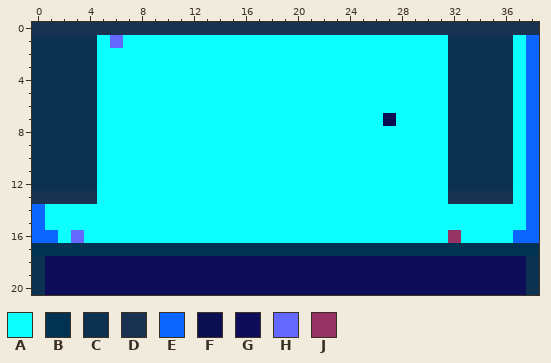
Two states of a pixel-art sprite, Global-Warning/res/lvls/7.png. This is how it looked before the edit.
The file is 39x21 pixels. Colours within 5 levels of each other are drawn and written as one.
Palette (. is transparent): A #0bffff  B #013251  C #0d3251  D #193251  E #0b66ff  F #0b0f51  G #0d0d5a  H #6468ff  J #963264
Pixels before, first column x 0:
 0 DDDDDDDDDDDDDDDDDDDDDDDDDDDDDDDDDDDDDDD
 1 CCCCCAHAAAAAAAAAAAAAAAAAAAAAAAAACCCCCAE
 2 CCCCCAAAAAAAAAAAAAAAAAAAAAAAAAAACCCCCAE
 3 CCCCCAAAAAAAAAAAAAAAAAAAAAAAAAAACCCCCAE
 4 CCCCCAAAAAAAAAAAAAAAAAAAAAAAAAAACCCCCAE
 5 CCCCCAAAAAAAAAAAAAAAAAAAAAAAAAAACCCCCAE
 6 CCCCCAAAAAAAAAAAAAAAAAAAAAAAAAAACCCCCAE
 7 CCCCCAAAAAAAAAAAAAAAAAAAAAAFAAAACCCCCAE
 8 CCCCCAAAAAAAAAAAAAAAAAAAAAAAAAAACCCCCAE
 9 CCCCCAAAAAAAAAAAAAAAAAAAAAAAAAAACCCCCAE
10 CCCCCAAAAAAAAAAAAAAAAAAAAAAAAAAACCCCCAE
11 CCCCCAAAAAAAAAAAAAAAAAAAAAAAAAAACCCCCAE
12 CCCCCAAAAAAAAAAAAAAAAAAAAAAAAAAACCCCCAE
13 DDDDDAAAAAAAAAAAAAAAAAAAAAAAAAAADDDDDAE
14 EAAAAAAAAAAAAAAAAAAAAAAAAAAAAAAAAAAAAAE
15 EAAAAAAAAAAAAAAAAAAAAAAAAAAAAAAAAAAAAAE
16 EEAHAAAAAAAAAAAAAAAAAAAAAAAAAAAAJAAAAEE
17 BBBBBBBBBBBBBBBBBBBBBBBBBBBBBBBBBBBBBBB
18 CGGGGGGGGGGGGGGGGGGGGGGGGGGGGGGGGGGGGGC
19 CGGGGGGGGGGGGGGGGGGGGGGGGGGGGGGGGGGGGGC
20 CGGGGGGGGGGGGGGGGGGGGGGGGGGGGGGGGGGGGGC
After:
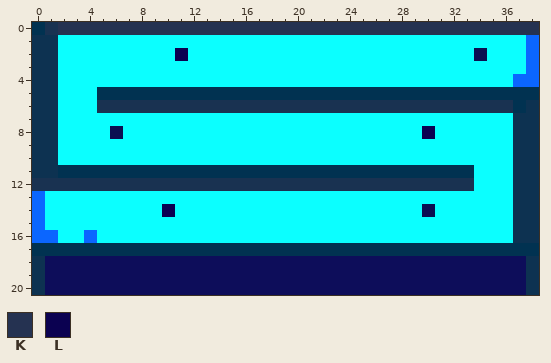
Colours new in this view: K #253251  L #0b0151
The exact change:
{"y":0,"x":0,"old":"D","new":"B"}
{"y":0,"x":2,"old":"DDDDDDDDDDDDDDDDDDDDDDDDDDDDDDDDDDDDD","new":"KKKKKKKKKKKKKKKKKKKKKKKKKKKKKKKKKKKKK"}
{"y":1,"x":2,"old":"CCC","new":"AAA"}
{"y":1,"x":6,"old":"H","new":"A"}
{"y":1,"x":32,"old":"CCCCC","new":"AAAAA"}
{"y":2,"x":2,"old":"CCC","new":"AAA"}
{"y":2,"x":11,"old":"A","new":"L"}
{"y":2,"x":32,"old":"CCCCC","new":"AAFAA"}
{"y":3,"x":2,"old":"CCC","new":"AAA"}
{"y":3,"x":32,"old":"CCCCC","new":"AAAAA"}
{"y":4,"x":2,"old":"CCC","new":"AAA"}
{"y":4,"x":32,"old":"CCCCCA","new":"AAAAAE"}
{"y":5,"x":2,"old":"CCCAAAAAAAAAAAAAAAAAAAAAAAAAAACCCCCAE","new":"AAABBBBBBBBBBBBBBBBBBBBBBBBBBBBBBBBBB"}
{"y":6,"x":2,"old":"CCCAAAAAAAAAAAAAAAAAAAAAAAAAAACCCCCAE","new":"AAADDDDDDDDDDDDDDDDDDDDDDDDDDDDDDDDBC"}
{"y":7,"x":2,"old":"CCC","new":"AAA"}
{"y":7,"x":27,"old":"F","new":"A"}
{"y":7,"x":32,"old":"CCCCCAE","new":"AAAAACC"}
{"y":8,"x":2,"old":"CCC","new":"AAA"}
{"y":8,"x":6,"old":"A","new":"F"}
{"y":8,"x":30,"old":"A","new":"L"}
{"y":8,"x":32,"old":"CCCCCAE","new":"AAAAACC"}
{"y":9,"x":2,"old":"CCC","new":"AAA"}
{"y":9,"x":32,"old":"CCCCCAE","new":"AAAAACC"}
{"y":10,"x":2,"old":"CCC","new":"AAA"}
{"y":10,"x":32,"old":"CCCCCAE","new":"AAAAACC"}
{"y":11,"x":2,"old":"CCCAAAAAAAAAAAAAAAAAAAAAAAAAAACCCCCAE","new":"BBBBBBBBBBBBBBBBBBBBBBBBBBBBBBBBAAACC"}
{"y":12,"x":0,"old":"CCCCCAAAAAAAAAAAAAAAAAAAAAAAAAAACCCCCAE","new":"DDDDDDDDDDDDDDDDDDDDDDDDDDDDDDDDDDAAACC"}
{"y":13,"x":0,"old":"DDDDD","new":"EAAAA"}
{"y":13,"x":32,"old":"DDDDDAE","new":"AAAAACC"}
{"y":14,"x":10,"old":"A","new":"L"}
{"y":14,"x":30,"old":"A","new":"F"}
{"y":14,"x":37,"old":"AE","new":"CC"}
{"y":15,"x":37,"old":"AE","new":"CC"}
{"y":16,"x":3,"old":"HA","new":"AE"}
{"y":16,"x":32,"old":"J","new":"A"}
{"y":16,"x":37,"old":"EE","new":"CC"}
{"label":"changed","picture_box":[32,22,539,243]}
